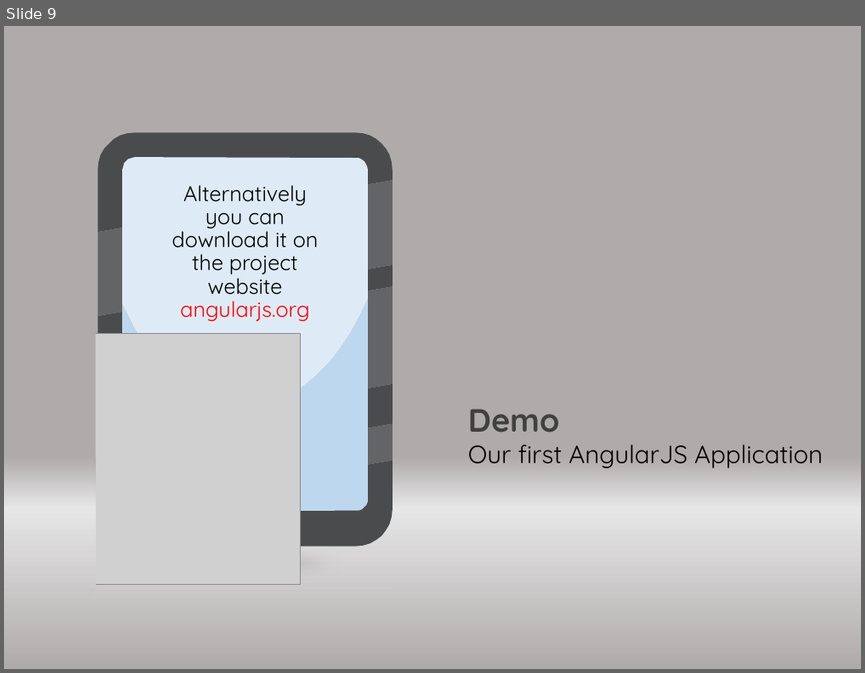
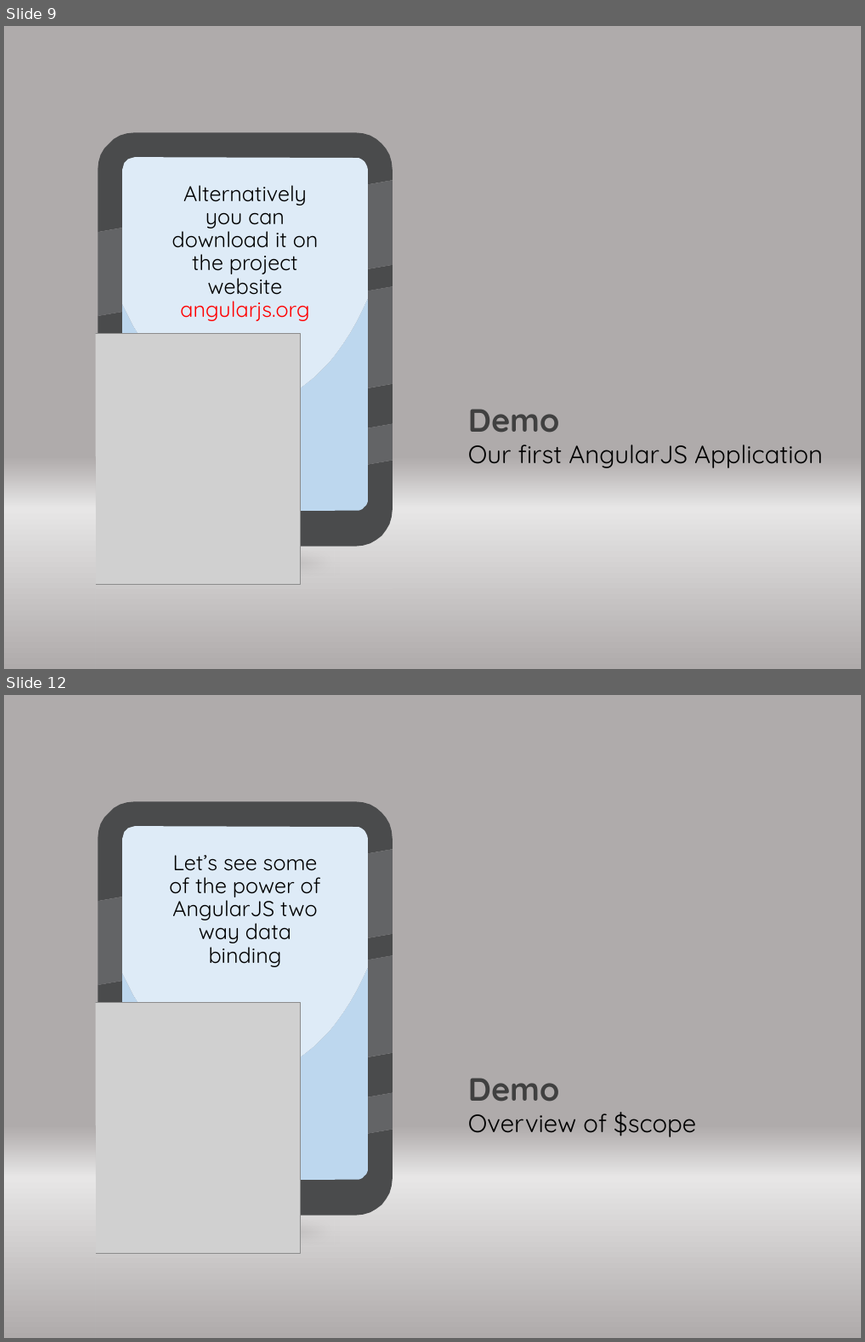
Before and after one commit to JamesBender/AngularDemos, a slide deck: Slides/AngularJSForDotNetDevelopers.pptx. Shown one above the other, each under a label of ours: slide 9 before the commit, slides 9 and 12 after it; the slides between them are not shown. The pictures are 865x673 and 865x1342 pixels, drawn with LibreOffice and Linux fonts; fonts in the diff are those of the drawing; grey boxes stand for pictures. Boxes give left, top, right and bottom in pixels: in the first picture for what was removed or moved away, otherwise in the second. Text is boxed around its words. In the diff, an @@ line names an element or a change of style, - is before the commit and + after.

Commit message:
Basic (Nothing) app and data binding demos

```diff
--- a/Slides/AngularJSForDotNetDevelopers.pptx
+++ b/Slides/AngularJSForDotNetDevelopers.pptx
@@ slide 12 added at bbox=[4, 695, 861, 1338], background gradient #AFABAB to #E7E6E6 @@
@@ rectangle added at bbox=[4, 695, 96, 1338], fill gradient #AFABAB to #E7E6E6 @@
@@ rectangle added at bbox=[392, 695, 861, 1338], fill gradient #AFABAB to #E7E6E6 @@
@@ group added at bbox=[98, 801, 392, 1214]: 9 freeform shapes @@
@@ text added at bbox=[169, 855, 321, 967], 18 pt, text #000000 @@
+Let’s see some of the power of AngularJS two way data binding
@@ picture added at bbox=[90, 1003, 301, 1253] @@
@@ text added at bbox=[468, 1077, 696, 1137], 21 pt, text #000000 @@
+Demo
+Overview of $scope
@@ ellipse added at bbox=[69, 1217, 432, 1246], fill #767171 @@
```
Also in this commit, not shown: 2 slides changed, 1 other slide added, 5 slides removed, 4 other files.
